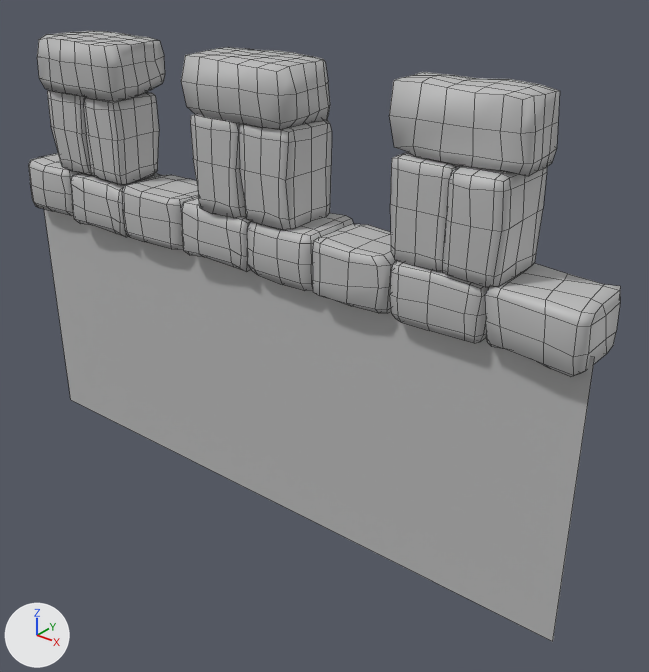
The FBX model Assets/Mesh/M_Crenel.fbx as it was, and as the next commit left it.
Before and after are seen from a camera (50 mm lens) standing at (2.45, -5.55, 2.59) and looking at (0.24, -2.78, 0.87). Arrows for +X, +Y and +Z are at lower left; the lights stay in place. Mesh edges are drawn as thin lines. Where no turn or scale is listed for an object, it has been applied to the vertices.

In view in the first picture: 'Crenel3:Crenel3:group14'.
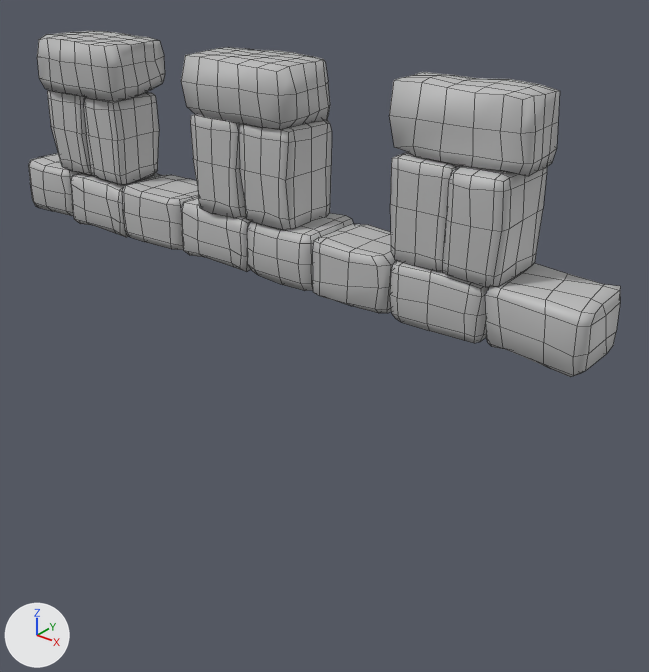
What differs and where, as boxes (x1, y1, x2, y2) in the pictures (649 x 672 px):
```json
{"object": "Crenel3:Crenel3:group14", "change": "reshaped", "before": [29, 31, 620, 641], "after": [29, 31, 620, 377], "on screen": "43% shorter"}
{"part": 1, "of": "me_mesh", "change": "deleted", "before": [44, 209, 595, 641]}
```

The change, as JSON lines over the scene's bpy script:
```json
{"block": "me_mesh", "where": "me_mesh.from_pydata(...)  # 1605 vertices, 1569 faces; spans x -1.5..1.5, y -0.18..0.18, z -1.03..1.03"}
{"block": "me_mesh", "where": "# used by ob_crenel3_crenel3_group14; location = (0.0, -2.876, 1.029)"}
{"block": "me_mesh", "change": "me_mesh part 1: the loose piece of 4 vertices spanning x -1.5..1.5, y -0.07, z -1.03..0.21 is deleted"}
```
